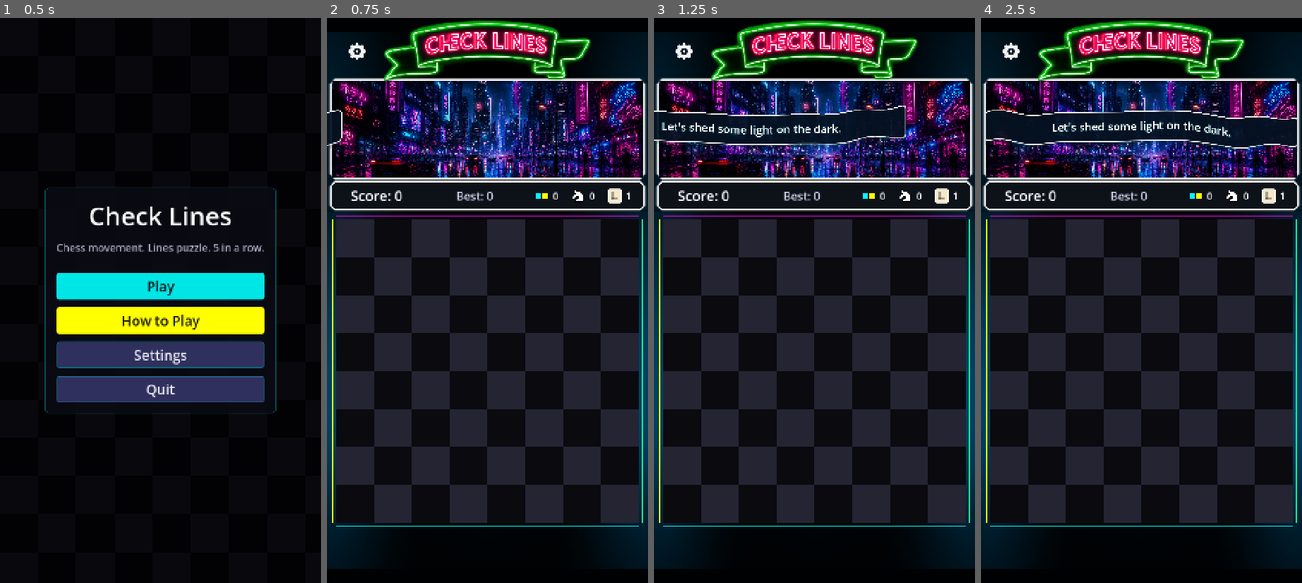
Above: before the commit, frames 1-4 (left to right).
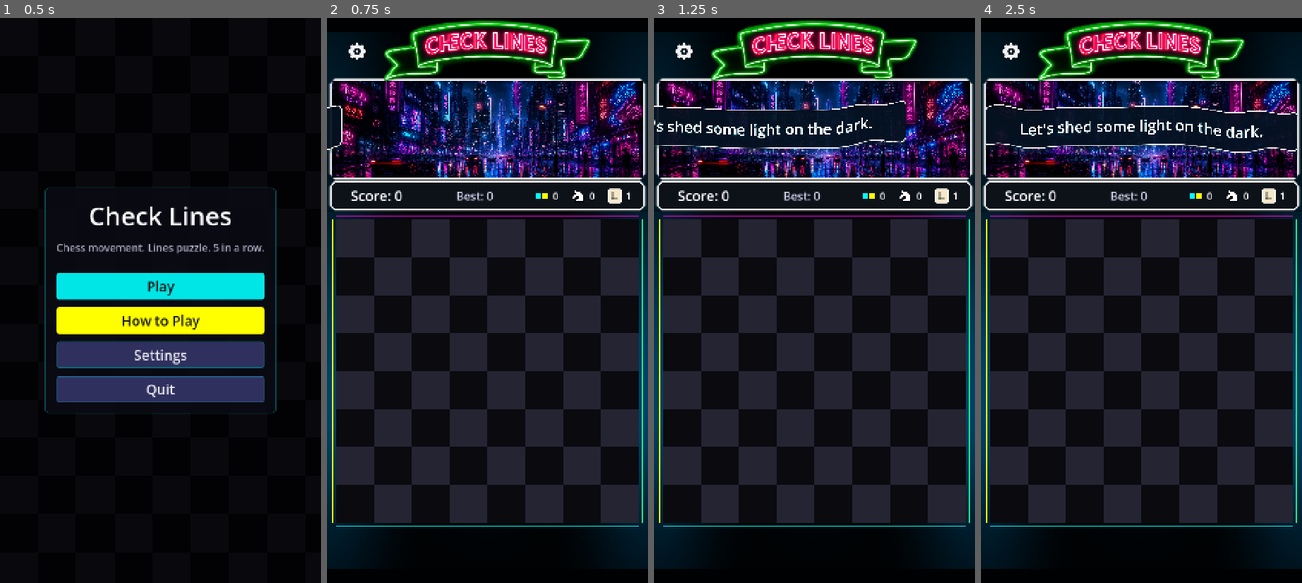
Above: after the commit, the same moments.

Repository: abudarevsky/checklines
Game: Godot game, scene res://scenes/ui/MainMenu.tscn
Two runs of this game, one before a commit and one after it. Both use one fixed random seed, a clock stepped at 60 frames per second and the inputs below.
Inputs (mouse positions are in pixels of both pictures, inside the frame that each line leads up to):
- Up to frame 1 (0.5 s): no input
- Up to frame 2 (0.75 s): click "Play" at 0.5 s
- Up to frame 3 (1.25 s): no input
- Up to frame 4 (2.5 s): click (1009, 51) at 1.25 s; click "Resume" at 2 s

Frame 1 is identical in both runs. In frame 2, less than 0.1% of the frame differs, in the area x 0-5%, y 15-24%; in frame 3, 2.0%; in frame 4, 2.5%, in the area x 1-99%, y 15-25%.

Commit message:
Bundle score HUD messages

Diff:
--- a/scripts/board/GameBoard.gd
+++ b/scripts/board/GameBoard.gd
@@ -50,7 +50,11 @@
 var revealed_puzzle_tiles: int = 0
 var puzzle_tile_order: Array[int] = []
 var message_queue: Array[String] = []
+var pending_hud_messages: Array[String] = []
+var score_message_batch: Array[String] = []
 var is_message_queue_running: bool = false
+var is_score_message_batch_open: bool = false
+var hud_message_bundle_generation: int = 0
 var message_tween: Tween
 var puzzle_effect_tween: Tween
 var base_score_position: Vector2 = Vector2.ZERO
@@ -79,6 +83,7 @@
 const PUZZLE_TILE_MARGIN: float = -1.0
 const MESSAGE_SLIDE_DISTANCE: float = 120.0
 const MESSAGE_SLIDE_IN_DURATION: float = 0.42
+const MESSAGE_BUNDLE_WINDOW: float = 2.0
 const MESSAGE_HOLD_DURATION: float = 3.0
 const MESSAGE_SLIDE_OUT_DURATION: float = 0.38
 const PUZZLE_IMAGE_PREVIEW_DURATION: float = 2.0
@@ -86,8 +91,8 @@
 const PUZZLE_IMAGE_FADE_DURATION: float = 0.5
 const PUZZLE_TILE_UNROLL_DURATION: float = 0.45
 const PUZZLE_TILE_UNROLL_STAGGER: float = 0.018
-const PUZZLE_MESSAGE_BANNER_MIN_HEIGHT: float = 56.0
-const PUZZLE_MESSAGE_BANNER_MAX_HEIGHT: float = 86.0
+const PUZZLE_MESSAGE_BANNER_MIN_HEIGHT: float = 76.0
+const PUZZLE_MESSAGE_BANNER_MAX_HEIGHT: float = 112.0
 const PUZZLE_MESSAGE_BANNER_FLIGHT_DURATION: float = 0.96
 const PUZZLE_MESSAGE_BANNER_HOLD_DURATION: float = 1.0
 const BLOCKED_CELL_COUNTS_BY_LEVEL: Array[int] = [0, 1, 2]
@@ -164,6 +169,8 @@
 	puzzle_flying_banner.banner_text_color = theme.puzzle_message_text_color
 	puzzle_flying_banner.banner_text_outline_color = theme.puzzle_message_outline_color
 	puzzle_flying_banner.banner_border_color = theme.gameplay_frame_color
+	puzzle_flying_banner.render_scale = 2.5
+	puzzle_flying_banner.font_height_ratio = 0.35
 	puzzle_flying_banner.wind_strength = 15.0
 	puzzle_flying_banner.wave_speed = 3.0
 	puzzle_flying_banner.wave_frequency = 7.5
@@ -521,7 +528,7 @@
 func _update_puzzle_overlay_banner_layout(panel_width: float, puzzle_height: float):
 	puzzle_overlay_area_size = Vector2(panel_width, puzzle_height)
 	var banner_height := clampf(
-		puzzle_height * 0.34,
+		puzzle_height * 0.46,
 		PUZZLE_MESSAGE_BANNER_MIN_HEIGHT,
 		PUZZLE_MESSAGE_BANNER_MAX_HEIGHT
 	)
@@ -607,7 +614,11 @@
 	revealed_puzzle_tiles = 0
 	puzzle_tile_order.clear()
 	message_queue.clear()
+	pending_hud_messages.clear()
+	score_message_batch.clear()
 	is_message_queue_running = false
+	is_score_message_batch_open = false
+	hud_message_bundle_generation += 1
 	if message_tween:
 		message_tween.kill()
 		message_tween = null
@@ -893,6 +904,30 @@
 	if text.is_empty():
 		return
 
+	pending_hud_messages.append(text)
+	if pending_hud_messages.size() == 1:
+		_flush_pending_hud_messages_after_delay(hud_message_bundle_generation)
+
+func _flush_pending_hud_messages_after_delay(generation: int):
+	await get_tree().create_timer(MESSAGE_BUNDLE_WINDOW).timeout
+	if generation != hud_message_bundle_generation:
+		return
+	_flush_pending_hud_messages()
+
+func _flush_pending_hud_messages():
+	if pending_hud_messages.is_empty():
+		return
+
+	var messages := PackedStringArray()
+	for message in pending_hud_messages:
+		messages.append(message)
+	pending_hud_messages.clear()
+	_enqueue_bundled_message("  •  ".join(messages))
+
+func _enqueue_bundled_message(text: String):
+	if text.is_empty():
+		return
+
 	message_queue.append(text)
 	if not is_message_queue_running:
 		_run_message_queue()
@@ -902,7 +937,32 @@
 		return
 
 	GameManager.add_scoring_event(event)
-	_queue_message(GameManager.format_scoring_event(event))
+	var formatted_event := GameManager.format_scoring_event(event)
+	if is_score_message_batch_open:
+		score_message_batch.append(formatted_event)
+	else:
+		_queue_message(formatted_event)
+
+func _begin_score_message_batch():
+	if is_score_message_batch_open:
+		return
+
+	score_message_batch.clear()
+	is_score_message_batch_open = true
+
+func _flush_score_message_batch():
+	if not is_score_message_batch_open:
+		return
+
+	is_score_message_batch_open = false
+	if score_message_batch.is_empty():
+		return
+
+	var messages := PackedStringArray()
+	for message in score_message_batch:
+		messages.append(message)
+	score_message_batch.clear()
+	_queue_message("  •  ".join(messages))
 
 func _run_message_queue():
 	if is_message_queue_running:
@@ -960,6 +1020,7 @@
 func _on_capture_made(_piece, _target, captured_piece_type: int):
 	AudioManager.play_sound("capture")
 	AudioManager.vibrate()
+	_begin_score_message_batch()
 	_queue_scoring_event(GameManager.build_sacrifice_event(captured_piece_type))
 
 func _on_piece_sacrificed(_from: Vector2i, _to: Vector2i, piece_type: int):
@@ -972,6 +1033,7 @@
 	var message_template := ""
 	if theme != null:
 		message_template = theme.piece_disappearance_message_template
+	_begin_score_message_batch()
 	_queue_scoring_event(GameManager.build_piece_disappearance_event(piece_type, message_template))
 	_resolve_sacrifice_turn()
 
@@ -1031,6 +1093,7 @@
 func _resolve_turn():
 	is_processing_move = true
 	board_manager.set_input_enabled(false)
+	_begin_score_message_batch()
 	await get_tree().create_timer(0.3).timeout
 
 	var cleared_from_move := await _resolve_chain_waves()
@@ -1039,6 +1102,7 @@
 		if spawned_count == 0:
 			board_manager.fill_empty_cells_with_kings()
 			_check_game_over()
+			_flush_score_message_batch()
 			is_processing_move = false
 			return
 		await get_tree().create_timer(0.3).timeout
@@ -1047,6 +1111,7 @@
 	await get_tree().create_timer(0.3).timeout
 	_check_game_over()
 
+	_flush_score_message_batch()
 	is_processing_move = false
 	if not game_over_overlay.visible and not pause_overlay.visible:
 		board_manager.set_input_enabled(true)
@@ -1054,12 +1119,14 @@
 func _resolve_sacrifice_turn():
 	is_processing_move = true
 	board_manager.set_input_enabled(false)
+	_begin_score_message_batch()
 	await get_tree().create_timer(0.3).timeout
 
 	var spawned_count: int = _spawn_new_pieces(_get_sacrifice_spawn_count())
 	if spawned_count == 0:
 		board_manager.fill_empty_cells_with_kings()
 		_check_game_over()
+		_flush_score_message_batch()
 		is_processing_move = false
 		return
 
@@ -1068,6 +1135,7 @@
 	await get_tree().create_timer(0.3).timeout
 	_check_game_over()
 
+	_flush_score_message_batch()
 	is_processing_move = false
 	if not game_over_overlay.visible and not pause_overlay.visible:
 		board_manager.set_input_enabled(true)
--- a/scripts/effects/FlyingBanner.gd
+++ b/scripts/effects/FlyingBanner.gd
@@ -18,6 +18,16 @@
 
 @export var flight_duration: float = 1.25
 @export var center_hold_duration: float = 1.0
+@export_range(1.0, 4.0, 0.25) var render_scale: float = 2.0:
+	set(value):
+		render_scale = value
+		_update_banner_texture()
+
+@export_range(0.2, 0.8, 0.01) var font_height_ratio: float = 0.46:
+	set(value):
+		font_height_ratio = value
+		_update_banner_texture()
+
 @export var wind_strength: float = 8.0:
 	set(value):
 		wind_strength = value
@@ -193,28 +203,31 @@
 		return
 
 	_ensure_nodes()
-	var viewport_size := Vector2i(maxi(1, ceili(banner_size.x)), maxi(1, ceili(banner_size.y)))
+	var safe_render_scale := maxf(render_scale, 1.0)
+	var render_size := banner_size * safe_render_scale
+	var viewport_size := Vector2i(maxi(1, ceili(render_size.x)), maxi(1, ceili(render_size.y)))
 	banner_viewport.size = viewport_size
-	banner_control.size = banner_size
-
-	var shadow_offset := maxf(4.0, banner_size.y * 0.08)
+	banner_control.size = render_size
+
+	var shadow_offset := maxf(4.0, render_size.y * 0.08)
 	banner_shadow.position = Vector2(0.0, shadow_offset)
-	banner_shadow.size = banner_size
+	banner_shadow.size = render_size
 	banner_shadow.color = banner_shadow_color
 
 	banner_panel.position = Vector2.ZERO
-	banner_panel.size = banner_size - Vector2(0.0, shadow_offset)
-	banner_panel.add_theme_stylebox_override("panel", _build_banner_style())
-
-	banner_label.position = Vector2(18.0, 0.0)
-	banner_label.size = banner_panel.size - Vector2(36.0, 0.0)
+	banner_panel.size = render_size - Vector2(0.0, shadow_offset)
+	banner_panel.add_theme_stylebox_override("panel", _build_banner_style(safe_render_scale))
+
+	var horizontal_padding := 22.0 * safe_render_scale
+	banner_label.position = Vector2(horizontal_padding, 0.0)
+	banner_label.size = banner_panel.size - Vector2(horizontal_padding * 2.0, 0.0)
 	banner_label.text = phrase_text
 	banner_label.horizontal_alignment = HORIZONTAL_ALIGNMENT_CENTER
 	banner_label.vertical_alignment = VERTICAL_ALIGNMENT_CENTER
 	banner_label.autowrap_mode = TextServer.AUTOWRAP_WORD_SMART
 	banner_label.add_theme_color_override("font_color", banner_text_color)
-	banner_label.add_theme_font_size_override("font_size", int(maxf(24.0, banner_size.y * 0.34)))
-	banner_label.add_theme_constant_override("outline_size", 2)
+	banner_label.add_theme_font_size_override("font_size", int(maxf(30.0, render_size.y * font_height_ratio)))
+	banner_label.add_theme_constant_override("outline_size", int(maxf(2.0, safe_render_scale * 1.5)))
 	banner_label.add_theme_color_override("font_outline_color", banner_text_outline_color)
 
 	if shader_material != null:
@@ -233,15 +246,16 @@
 	if banner_viewport != null:
 		shader_material.set_shader_parameter("banner_texture", banner_viewport.get_texture())
 
-func _build_banner_style() -> StyleBoxFlat:
+func _build_banner_style(scale_factor: float = 1.0) -> StyleBoxFlat:
 	var style := StyleBoxFlat.new()
 	style.bg_color = banner_color
 	style.border_color = banner_border_color
-	style.border_width_left = 3
-	style.border_width_top = 3
-	style.border_width_right = 3
-	style.border_width_bottom = 3
-	var radius := int(maxf(6.0, banner_size.y * 0.12))
+	var border_width := int(maxf(3.0, 3.0 * scale_factor))
+	style.border_width_left = border_width
+	style.border_width_top = border_width
+	style.border_width_right = border_width
+	style.border_width_bottom = border_width
+	var radius := int(maxf(6.0, banner_size.y * 0.12) * scale_factor)
 	style.corner_radius_top_left = radius
 	style.corner_radius_top_right = radius
 	style.corner_radius_bottom_left = radius
Not shown, changed: docs/AGENTS_HUD_PUZZLE_BOARD.md
